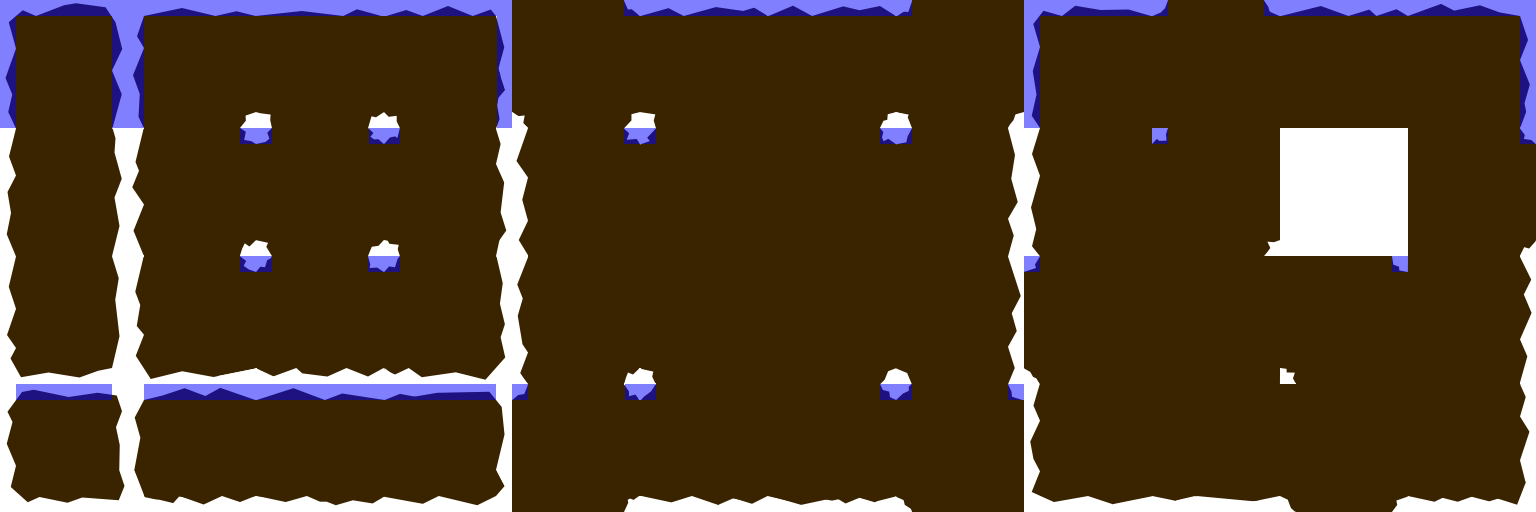
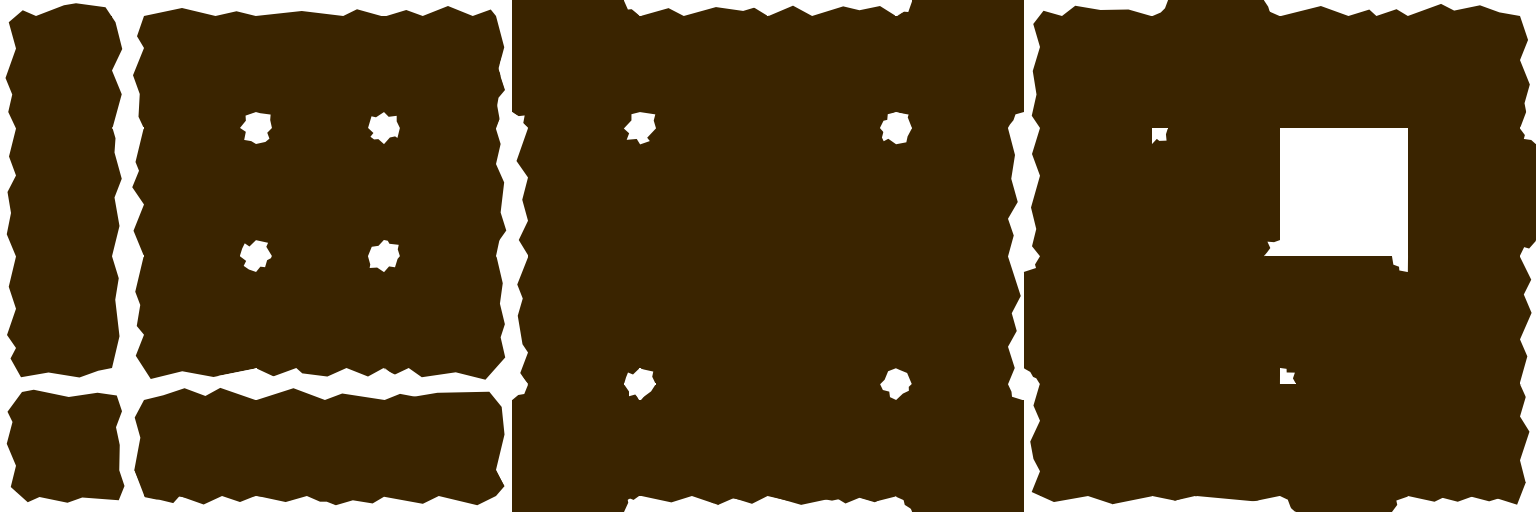
Layered file, before and after one edit (w=1536, h=512). Changes by layer:
removed layer "path_finding" (was 50%) over [0, 0, 1536, 400]
